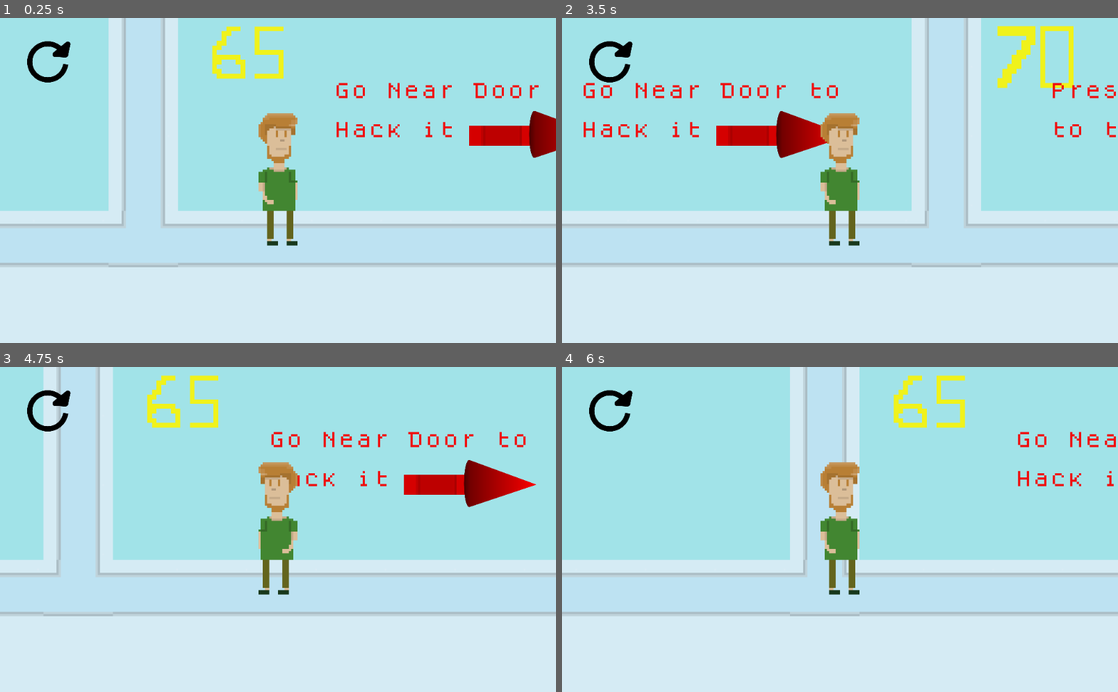
Above: before the commit, frames 1-4 (two rows, left to right).
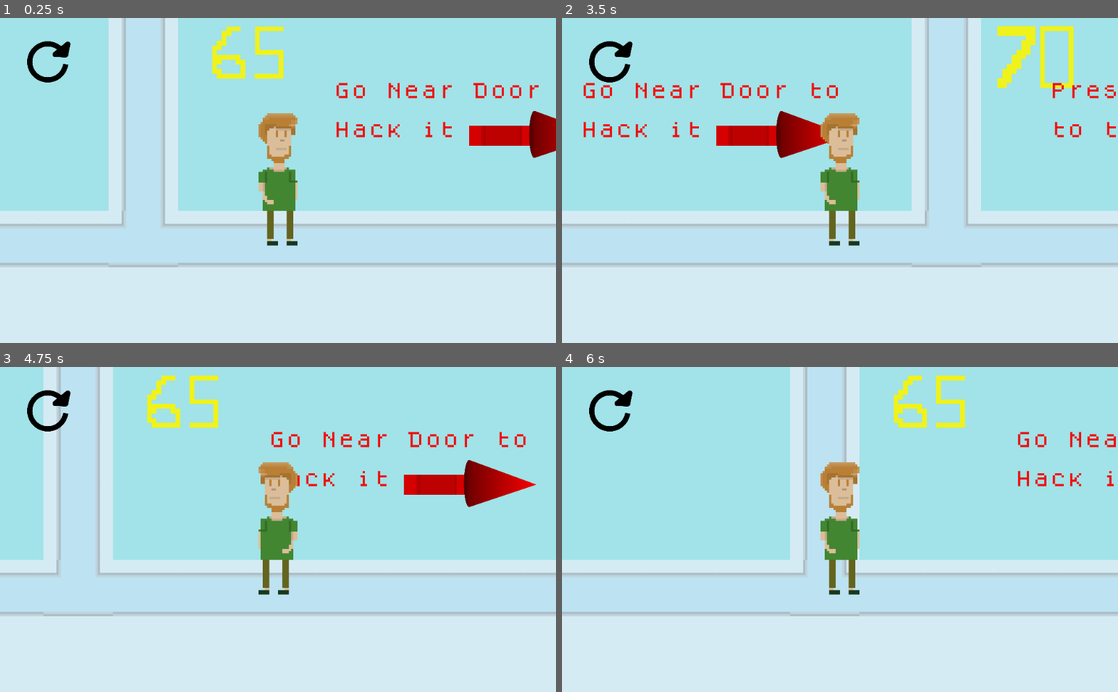
Above: after the commit, the same moments.

Repository: Triggered41/GTMK2023
Game: Godot game, scene res://Levels/LevelDoor.tscn
Same seed, same stepped clock (60 frames per second), same inputs: the game is played once before the commit and once after it.
Inputs:
- Up to frame 1 (0.25 s): no input
- Up to frame 2 (3.5 s): tap Enter at 0.5 s; hold Right (ui_right) 0.53-1.28 s; tap Alt (alt) every 0.75 s from 0.6 to 2.85 s; hold Left (ui_left) 1.28-2.03 s; hold Right (ui_right) from 2.03 s (still down)
- Up to frame 3 (4.75 s): release Right (ui_right) at 3.53 s; hold Left (ui_left) from 3.53 s (still down); tap Alt (alt) at 3.6, 4.35 s
- Up to frame 4 (6 s): tap Alt (alt) at 5.1, 5.85 s; release Left (ui_left) at 5.78 s; hold Right (ui_right) from 5.78 s (still down)

The runs differ from the first frame. In frame 1, less than 0.1% of the frame differs, in the area x 45-46%, y 2-12%; in frame 2, less than 0.1%, in the area x 38-87%, y 4-43%; in frame 3, less than 0.1%; in frame 4, less than 0.1%.

Commit message:
Jam Version

Diff:
--- a/Components/Player/Player.gd
+++ b/Components/Player/Player.gd
@@ -20,7 +20,7 @@
 		img.flip_h = false
 	elif vel.x < 0:
 		img.flip_h = true
-	vel.y = 1.0
+	vel.y = 3.0
 	vel = move_and_slide(vel*speed)
 
 	if Input.is_action_just_released("alt"):
--- a/Components/Turret/Turret.tscn
+++ b/Components/Turret/Turret.tscn
@@ -23,11 +23,6 @@
 [node name="CollisionShape2D" type="CollisionShape2D" parent="."]
 shape = SubResource( 1 )
 
-[node name="Cone" type="Sprite" parent="."]
-position = Vector2( -3.57628e-07, -1.19209e-07 )
-scale = Vector2( 0.5625, 0.488052 )
-texture = ExtResource( 4 )
-
 [node name="CommandObject" type="Node2D" parent="."]
 script = ExtResource( 3 )
 bullet = ExtResource( 1 )
@@ -39,6 +34,11 @@
 
 [node name="Timer" type="Timer" parent="CommandObject"]
 wait_time = 0.8
+
+[node name="Cone" type="Sprite" parent="CommandObject"]
+position = Vector2( -3.57628e-07, -1.19209e-07 )
+scale = Vector2( 0.5625, 0.488052 )
+texture = ExtResource( 4 )
 
 [node name="Area2D" type="Area2D" parent="."]
 
--- a/Components/Turret/turret.gd
+++ b/Components/Turret/turret.gd
@@ -3,6 +3,7 @@
 export var length = 100.0
 export(PackedScene) var bullet:PackedScene
 
+onready var icon = $Cone
 onready var ray:RayCast2D = $RayCast2D
 onready var timer:Timer = $Timer
 
@@ -14,6 +15,8 @@
 	get_parent().get_node("CollisionShape2D").disabled = true
 	if data.has("target"):
 		target = data.target
+		if target != "Player":
+			icon.modulate.a /= 2
 
 func _ready():
 	ray.set_as_toplevel(true)
--- a/Levels/Level1.tscn
+++ b/Levels/Level1.tscn
@@ -6,11 +6,19 @@
 [ext_resource path="res://Components/Elevator/Elevator.tscn" type="PackedScene" id=4]
 [ext_resource path="res://Components/CCTV_Camera/CCTVCamera.tscn" type="PackedScene" id=5]
 [ext_resource path="res://Assets/WinBox.tscn" type="PackedScene" id=6]
+[ext_resource path="res://dogica.ttf" type="DynamicFontData" id=7]
+[ext_resource path="res://Levels/MainMenu.tscn" type="PackedScene" id=8]
+
+[sub_resource type="DynamicFont" id=1]
+size = 8
+extra_spacing_bottom = 9
+font_data = ExtResource( 7 )
 
 [node name="Level1" type="Node2D"]
 
 [node name="WinBox" parent="." instance=ExtResource( 6 )]
 position = Vector2( -67, 0 )
+scene = ExtResource( 8 )
 
 [node name="CanvasLayer" parent="." instance=ExtResource( 3 )]
 
@@ -25,7 +33,7 @@
 tile_data = PoolIntArray( -65539, 6, 0, -65538, 6, 0, -65537, 6, 0, -131072, 6, 0, -131071, 6, 0, -131070, 6, 0, -3, 6, …(3221 unchanged characters)…
 
 [node name="Player" parent="." instance=ExtResource( 2 )]
-position = Vector2( 153, -4 )
+position = Vector2( -20, 118 )
 
 [node name="Elevator" parent="." instance=ExtResource( 4 )]
 position = Vector2( 96, 176 )
@@ -35,3 +43,28 @@
 
 [node name="Elevator2" parent="." instance=ExtResource( 4 )]
 position = Vector2( 384, 176 )
+
+[node name="Label" type="Label" parent="."]
+anchor_right = 1.0
+anchor_bottom = 1.0
+margin_left = -83.0
+margin_top = 98.0
+margin_right = 92.0
+margin_bottom = 131.0
+custom_colors/font_color = Color( 0.945098, 0.054902, 0.054902, 1 )
+custom_fonts/font = SubResource( 1 )
+text = "Platform can block of cameras"
+autowrap = true
+
+[node name="Label2" type="Label" parent="."]
+anchor_right = 1.0
+anchor_bottom = 1.0
+margin_left = 147.0
+margin_top = -14.0
+margin_right = 382.0
+margin_bottom = 37.0
+custom_colors/font_color = Color( 0.945098, 0.054902, 0.054902, 1 )
+custom_fonts/font = SubResource( 1 )
+text = "Block camera with platform when
+Green Panel is not available"
+autowrap = true
--- a/Levels/LevelCamera.tscn
+++ b/Levels/LevelCamera.tscn
@@ -56,3 +56,13 @@
 custom_fonts/font = SubResource( 1 )
 text = "GreenBox can be used to hack camera"
 autowrap = true
+
+[node name="Label3" type="Label" parent="."]
+margin_left = 151.0
+margin_top = 106.0
+margin_right = 341.0
+margin_bottom = 161.0
+custom_colors/font_color = Color( 0.945098, 0.054902, 0.054902, 1 )
+custom_fonts/font = SubResource( 1 )
+text = "Camera will reset after 5 seconds be quick"
+autowrap = true
--- a/Levels/LevelTurret.tscn
+++ b/Levels/LevelTurret.tscn
@@ -37,7 +37,7 @@
 scene = ExtResource( 7 )
 
 [node name="Player" parent="." instance=ExtResource( 2 )]
-position = Vector2( 240, 285 )
+position = Vector2( 232, 283 )
 
 [node name="CanvasLayer" parent="." instance=ExtResource( 3 )]
 
--- /dev/null
+++ b/Levels/MainMenu.gd
@@ -0,0 +1,15 @@
+extends Control
+
+
+# Declare member variables here. Examples:
+# var a = 2
+# var b = "text"
+
+
+# Called when the node enters the scene tree for the first time.
+func _ready():
+	pass # Replace with function body.
+
+
+func _on_Button_button_down():
+	get_tree().change_scene("res://Levels/LevelDoor.tscn")
--- a/Levels/MainMenu.tscn
+++ b/Levels/MainMenu.tscn
@@ -1,5 +1,39 @@
-[gd_scene format=2]
+[gd_scene load_steps=5 format=2]
+
+[ext_resource path="res://dogica.ttf" type="DynamicFontData" id=1]
+[ext_resource path="res://Levels/MainMenu.gd" type="Script" id=2]
+
+[sub_resource type="DynamicFont" id=1]
+size = 64
+font_data = ExtResource( 1 )
+
+[sub_resource type="DynamicFont" id=2]
+size = 32
+font_data = ExtResource( 1 )
 
 [node name="Control" type="Control"]
 anchor_right = 1.0
 anchor_bottom = 1.0
+script = ExtResource( 2 )
+
+[node name="Label" type="Label" parent="."]
+anchor_right = 1.0
+anchor_bottom = 1.0
+custom_fonts/font = SubResource( 1 )
+text = "Thank You!"
+align = 1
+valign = 1
+
+[node name="Button" type="Button" parent="."]
+anchor_left = 0.5
+anchor_top = 0.5
+anchor_right = 0.5
+anchor_bottom = 0.5
+margin_left = -181.0
+margin_top = 54.0
+margin_right = 181.0
+margin_bottom = 126.0
+custom_fonts/font = SubResource( 2 )
+text = "Restart"
+
+[connection signal="button_down" from="Button" to="." method="_on_Button_button_down"]
Not shown: 1 places in Levels/Level1.tscn that only renumber resources
